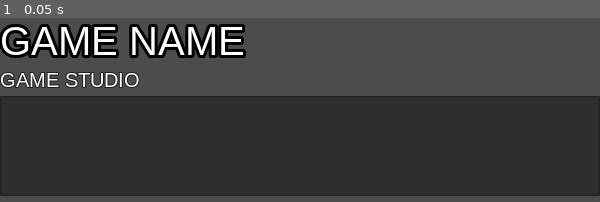
Above: before the commit, frame 1.
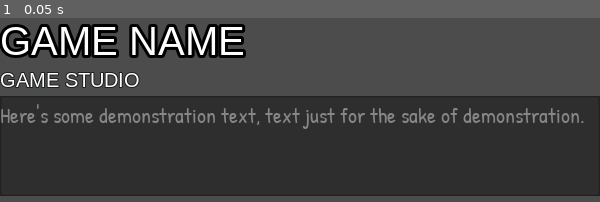
Above: after the commit, the same moment.

Repository: KTGoldwolf/game-journal
Game: Godot game, scene res://ui-component/simple/SimpleGameEntry.tscn
Same seed, same stepped clock (60 frames per second), same inputs: the game is played once before the commit and once after it. This scene is started directly instead of the project's main scene.
Inputs:
- Up to frame 1 (0.05 s): no input

The runs differ from the first frame. In frame 1, 2.6% of the frame differs, in the area x 0-98%, y 46-61%.

Commit message:
Add placeholder text to game entries

Diff:
--- a/ui-component/simple/SimpleGameEntry.tscn
+++ b/ui-component/simple/SimpleGameEntry.tscn
@@ -37,5 +37,6 @@
 rect_min_size = Vector2( 0, 100 )
 size_flags_horizontal = 3
 theme = ExtResource( 4 )
+text = "Here's some demonstration text, text just for the sake of demonstration."
 readonly = true
 wrap_enabled = true
